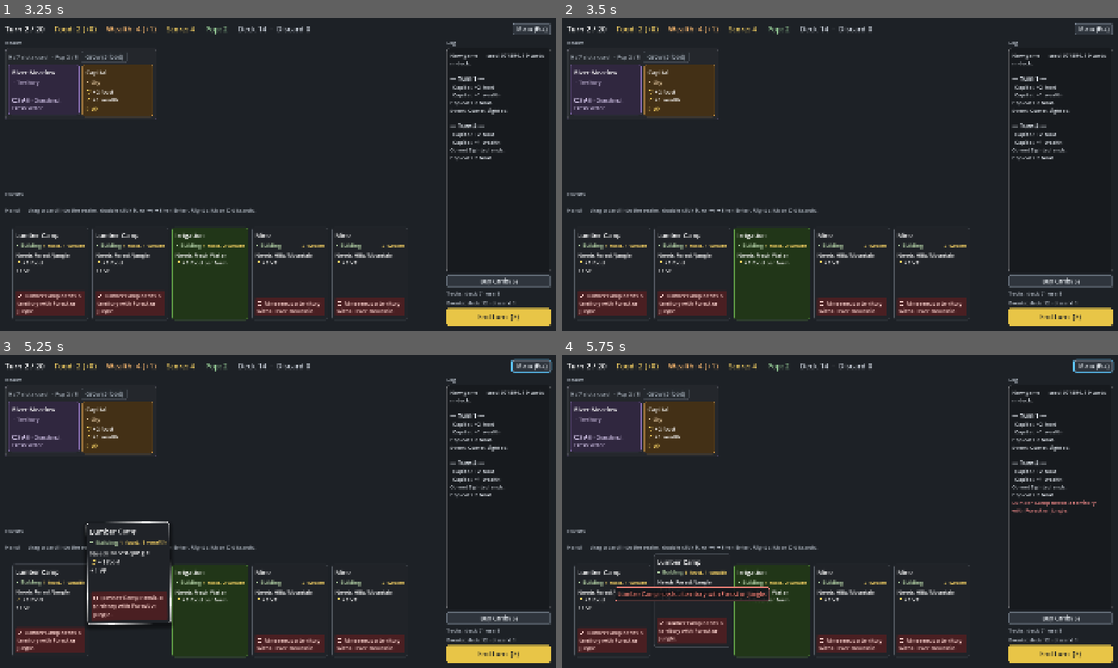
Above: before the commit, frames 1-4 (two rows, left to right).
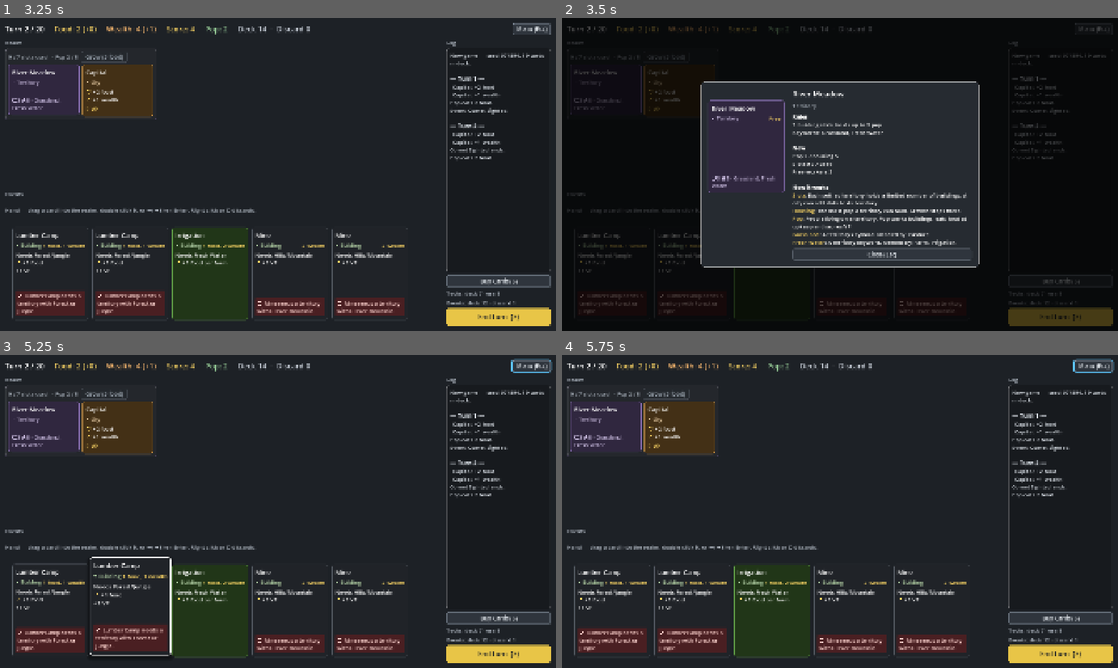
Above: after the commit, the same moments.

Repository: r888888888/4x-card-game
Game: Godot game, scene res://ui/main.tscn
The game is run twice, just before and just after one commit, with the same random seed, the same clock (stepped at 60 frames per second) and the same inputs.
Inputs (mouse positions are in pixels of both pictures, inside the frame that each line leads up to):
- Up to frame 1 (3.25 s): click "Menu (Esc)" at 0.5 s; click "Buy Cards (S)" at 1.25 s; click "End turn (E)" at 2 s; tap Enter (ui_accept) at 2.75 s; drag from (44, 89) to (333, 105) at 2.77 s
- Up to frame 2 (3.5 s): no input
- Up to frame 3 (5.25 s): drag from (116, 426) to (250, 574) at 3.52 s; tap Enter (ui_accept) at 4.25 s; move the mouse to (50, 611) at 4.27 s; hold Right (ui_right) 4.28-5 s; tap Tab at 4.35 s; click (50, 611) at 4.42 s; tap I at 4.55 s; drag from (127, 611) to (111, 464) at 5.02 s
- Up to frame 4 (5.75 s): no input

Frame 1 is identical in both runs. In frame 2, 68% of the frame differs, in the area x 0-100%, y 0-100%; in frame 3, 3.7%; in frame 4, 2.5%.

Commit message:
056: card details modal: click, right-click or I opens it
Co-Authored-By: Claude Opus 5.5 <noreply@anthropic.com>

Diff:
--- /dev/null
+++ b/tests/test_details_modal.gd
@@ -0,0 +1,54 @@
+extends "res://tests/lib/test_case.gd"
+## The card details modal in the real main scene (backlog 056): I opens it for the focused card, Esc closes it, it
+## blocks the board's keys while open, and supply piles show their definition. Hook: main.details.shown() is the
+## details on show ({} while hidden).
+
+
+## Sends a key press and release through main's viewport, as the keyboard would.
+func press_key(main: Node, keycode: Key) -> void:
+	for pressed in [true, false]:
+		var event := InputEventKey.new()
+		event.keycode = keycode
+		event.physical_keycode = keycode
+		event.pressed = pressed
+		main.get_viewport().push_input(event)
+
+
+func test_i_opens_details_for_the_focused_card_and_esc_closes_them() -> void:
+	var main := open_main()
+	main.start_game(1)
+	press_key(main, KEY_RIGHT)
+	var focused: CardView = main.focus.focused
+	check(focused != null, "Right focuses the first hand card")
+	press_key(main, KEY_I)
+	var name: String = Game.engine.zone("hand").find(focused.uid).def.name if focused != null else "?"
+	eq(main.details.shown().get("name", ""), name, "details of the focused card")
+	press_key(main, KEY_ESCAPE)
+	eq(main.details.shown(), {}, "Esc closes the details")
+	check(main.focus.focused == focused, "the focus stays on the card")
+	close_main(main)
+
+
+func test_open_details_block_the_board_keys() -> void:
+	var main := open_main()
+	main.start_game(1)
+	press_key(main, KEY_RIGHT)
+	press_key(main, KEY_I)
+	var turn := Game.engine.turn
+	press_key(main, KEY_E)
+	eq(Game.engine.turn, turn, "E doesn't end the turn under the details")
+	check(not main.details.shown().is_empty(), "details still open")
+	close_main(main)
+
+
+func test_supply_pile_details_come_from_its_definition() -> void:
+	var main := open_main()
+	main.start_game(1)
+	main.open_supply()
+	var piles: Array = main.supply.views()
+	check(not piles.is_empty(), "the supply is open with piles")
+	if not piles.is_empty():
+		main.details.open(piles[0])
+		check(main.details.shown().get("name", "") != "", "a pile's details have its name")
+		eq(main.details.shown().get("state"), [] as Array[String], "a pile has no live state")
+	close_main(main)
--- a/tests/test_ui_structure.gd
+++ b/tests/test_ui_structure.gd
@@ -12,6 +12,7 @@
 	"res://ui/tableau_view.gd": "TableauView",
 	"res://ui/drag_controller.gd": "DragController",
 	"res://ui/card_focus.gd": "CardFocus",
+	"res://ui/card_details_modal.gd": "CardDetailsModal",
 }
 ## Engine state the UI must reach through a query instead: pending_choice and discard_left (pending()), the raw
 ## GameState (state), the RNG and the log lines (the logged signal).
--- a/ui/anim.gd
+++ b/ui/anim.gd
@@ -12,6 +12,7 @@
 const HAND_SIDE_ROOM := 24.0
 const DRAG_SCALE := 1.1
 const DRAG_START_DISTANCE := 6.0  # px the mouse must move while pressed before a drag starts
+const DETAILS_CLICK_DELAY := 0.5  # a single click opens the card details after this, unless a second click came
 
 const REST_SHARPNESS := 18.0  # hover lift, and sliding into place after the hand relayouts
 const FOLLOW_SHARPNESS := 22.0  # dragged card chasing the cursor
--- /dev/null
+++ b/ui/card_details_modal.gd
@@ -0,0 +1,115 @@
+class_name CardDetailsModal
+extends ColorRect
+## The card details modal (backlog 056): a big card on the left and, on the right, the engine's full rules, live
+## state and explanation of every mechanic the card uses (GameEngine.card_details / def_details). It sits on top of
+## the board and blocks no engine action; while open it takes every key. Esc, I or a click outside closes it.
+
+var _card_slot: Control
+var _title: Label
+var _subtitle: Label
+var _body: RichTextLabel
+var _details := {}  # what is shown; {} while hidden
+
+
+## Builds the modal on parent, hidden.
+func _init(parent: Control) -> void:
+	color = Color(0, 0, 0, 0.7)
+	set_anchors_and_offsets_preset(Control.PRESET_FULL_RECT)
+	z_index = 20  # above the menu, the supply screen and flying cards
+	visible = false
+	gui_input.connect(_on_dimmer_input)
+	parent.add_child(self)
+	var center := CenterContainer.new()
+	center.set_anchors_and_offsets_preset(Control.PRESET_FULL_RECT)
+	center.mouse_filter = Control.MOUSE_FILTER_IGNORE  # a click beside the panel reaches the dimmer and closes
+	add_child(center)
+	var panel := PanelContainer.new()
+	panel.add_theme_stylebox_override("panel", UIKit.panel_style(Color("262b31"), Color(1, 1, 1, 0.25), 24))
+	center.add_child(panel)
+	var row := HBoxContainer.new()
+	row.add_theme_constant_override("separation", 28)
+	panel.add_child(row)
+	_card_slot = Control.new()
+	_card_slot.mouse_filter = Control.MOUSE_FILTER_IGNORE
+	row.add_child(_card_slot)
+	var text := VBoxContainer.new()
+	text.add_theme_constant_override("separation", 10)
+	row.add_child(text)
+	_title = UIKit.title("")
+	text.add_child(_title)
+	_subtitle = UIKit.heading("")
+	text.add_child(_subtitle)
+	_body = RichTextLabel.new()
+	_body.bbcode_enabled = true
+	_body.fit_content = true
+	_body.custom_minimum_size = Vector2(620, 0)
+	_body.add_theme_font_size_override("normal_font_size", 19)
+	_body.add_theme_font_size_override("bold_font_size", 19)
+	text.add_child(_body)
+	text.add_child(UIKit.button("Close (Esc)", close))
+
+
+## Test hook: the details on show, {} while hidden.
+func shown() -> Dictionary:
+	return _details if visible else {}
+
+
+## Opens the details of the card view shows: its live copy, or its definition for a supply pile.
+func open(view: CardView) -> void:
+	var e := Game.engine
+	var details := e.card_details(view.uid)
+	if details.is_empty():
+		details = e.def_details(view.card_id)
+	if details.is_empty():
+		return
+	_details = details
+	_title.text = details.name
+	var facts: PackedStringArray = [details.type]
+	if details.cost != "":
+		facts.append(details.cost)
+	if details.vp > 0:
+		facts.append("%d VP" % details.vp)
+	_subtitle.text = " · ".join(facts)
+	_body.text = _body_text(details)
+	for child in _card_slot.get_children():
+		child.queue_free()
+	var card := CardView.new()
+	card.setup(CardInstance.new(-1, e.card_db[view.card_id]), e.card_db, true)
+	card.mouse_filter = Control.MOUSE_FILTER_IGNORE
+	_card_slot.custom_minimum_size = card.slot_size()
+	card.attach(_card_slot)
+	show()
+
+
+func close() -> void:
+	hide()
+	_details = {}
+
+
+static func _body_text(details: Dictionary) -> String:
+	var parts: PackedStringArray = []
+	if not details.rules.is_empty():
+		parts.append("[b]Rules[/b]\n" + "\n".join(PackedStringArray(details.rules)))
+	if not details["state"].is_empty():
+		parts.append("[b]Now[/b]\n" + "\n".join(PackedStringArray(details["state"])))
+	var terms: PackedStringArray = []
+	for t in details.terms:
+		terms.append("[color=#ffd966]%s[/color]: %s" % [t.term, t.text])
+	if not terms.is_empty():
+		parts.append("[b]How it works[/b]\n" + "\n".join(terms))
+	return "\n\n".join(parts)
+
+
+## While open, every key stops here: Esc and I close, the rest do nothing.
+func _input(event: InputEvent) -> void:
+	if not visible or not event is InputEventKey:
+		return
+	get_viewport().set_input_as_handled()
+	if event.pressed and not event.echo and event.keycode in [KEY_ESCAPE, KEY_I]:
+		close()
+
+
+func _on_dimmer_input(event: InputEvent) -> void:
+	if event is InputEventMouseButton and event.pressed:
+		accept_event()
+		close()
--- a/ui/card_focus.gd
+++ b/ui/card_focus.gd
@@ -34,10 +34,14 @@
 
 
 ## A key press the focused controls didn't use. Left/Right move the card focus, Enter/Space acts on the focused
-## card, D discards it, Esc drops the focus (or opens the menu when nothing is focused), E ends the turn, S opens
-## the supply screen. While that screen is open it owns the keys: S or Esc closes it, the arrows and Enter pick
-## cards, the rest do nothing. Returns whether the key was used.
+## card, D discards it, I shows its details, Esc drops the focus (or opens the menu when nothing is focused), E ends
+## the turn, S opens the supply screen. While that screen is open it owns the keys: S or Esc closes it, the arrows
+## and Enter pick cards, I shows details, the rest do nothing. Returns whether the key was used.
 func handle_key(event: InputEventKey) -> bool:
+	if event.keycode == KEY_I and not event.echo:
+		if focused != null and is_instance_valid(focused):
+			_board.details.open(focused)
+		return true
 	if _board.supply.is_open():
 		if (event.keycode == KEY_S or event.keycode == KEY_ESCAPE) and not event.echo:
 			_board.supply.close()
--- a/ui/card_view.gd
+++ b/ui/card_view.gd
@@ -3,12 +3,15 @@
 ## Visual for one card. It rests inside a slot Control that a zone's container lays out, and
 ## animates itself: it lifts on hover, slides when its slot moves, flies between slots on the
 ## shared effects layer, and follows the cursor while dragged. Hand cards emit drag_requested and
-## double_clicked and discard_requested (right-click); pickable cards (a pending choice) emit picked. main.gd decides what those mean.
+## double_clicked and discard_requested (right-click); pickable cards (a pending choice) emit picked. A single click
+## with no second click or drag (or a right-click on a pickable card) emits details_requested. main.gd decides what
+## those mean.
 
 signal drag_requested(view: CardView, grab_offset: Vector2)
 signal double_clicked(view: CardView)
 signal discard_requested(view: CardView)
 signal picked(view: CardView)
+signal details_requested(view: CardView)
 
 enum State { REST, FLYING, DRAGGING, LEAVING }
 
@@ -43,6 +46,7 @@
 const FOCUS_RING_GAP := 6.0  # px between the card's edge and its focus ring (outside or inside)
 
 var uid := -1
+var card_id := ""
 var in_hand := false
 var pickable := false  # an option of a pending choice or a target: a click picks it
 var lift_on_hover := false  # lift and grow under the mouse like a hand card (supply cards, which have room)
@@ -73,6 +77,7 @@
 var _shake_on_land := false
 var _layer: Control
 var _fx_tween: Tween
+var _details_click := 0  # counts clicks; a delayed details request only fires if no click came after it
 
 
 ## Builds (or rebuilds) the card's content. play_error: "" if playable, otherwise the reason
@@ -80,6 +85,7 @@
 ## rules (for frontier territories, to save height).
 func setup(card: CardInstance, card_db: Dictionary, p_in_hand: bool, play_error := "", compact := false) -> void:
 	uid = card.uid
+	card_id = card.def.id
 	in_hand = p_in_hand
 	pickable = false
 	var def := card.def
@@ -564,22 +570,33 @@
 # --- Input and hover ---
 
 func _gui_input(event: InputEvent) -> void:
-	if pickable and state == State.REST and event is InputEventMouseButton \
-			and event.button_index == MOUSE_BUTTON_LEFT and event.pressed:
+	var button: int = event.button_index if event is InputEventMouseButton else -1
+	if pickable and state == State.REST and button in [MOUSE_BUTTON_LEFT, MOUSE_BUTTON_RIGHT] and event.pressed:
 		accept_event()
-		picked.emit(self)
-		return
-	if not in_hand or _delay > 0.0 or state == State.DRAGGING or state == State.LEAVING:
-		return
-	if event is InputEventMouseButton and event.button_index == MOUSE_BUTTON_RIGHT and event.pressed:
+		if button == MOUSE_BUTTON_LEFT:
+			picked.emit(self)
+		else:
+			details_requested.emit(self)
+		return
+	if not in_hand:  # a realm, frontier, known or event card: a click shows its details
+		if state == State.REST and button == MOUSE_BUTTON_LEFT and event.pressed:
+			accept_event()
+			_details_later()
+		return
+	if _delay > 0.0 or state == State.DRAGGING or state == State.LEAVING:
+		return
+	if button == MOUSE_BUTTON_RIGHT and event.pressed:
 		accept_event()
 		discard_requested.emit(self)
-	elif event is InputEventMouseButton and event.button_index == MOUSE_BUTTON_LEFT:
+	elif button == MOUSE_BUTTON_LEFT:
 		accept_event()
 		if not event.pressed:
+			if _pressed:
+				_details_later()
 			_pressed = false
 		elif event.double_click:
 			_pressed = false
+			_details_click += 1
 			double_clicked.emit(self)
 		else:
 			_pressed = true
@@ -588,6 +605,17 @@
 		if event.position.distance_to(_press_pos) >= Anim.DRAG_START_DISTANCE:
 			_pressed = false
 			drag_requested.emit(self, _press_pos)
+
+
+## Asks for the details once the double-click window passes, unless another click came first.
+func _details_later() -> void:
+	_details_click += 1
+	get_tree().create_timer(Anim.DETAILS_CLICK_DELAY).timeout.connect(_on_details_timer.bind(_details_click))
+
+
+func _on_details_timer(click: int) -> void:
+	if click == _details_click and state == State.REST:
+		details_requested.emit(self)
 
 
 func _set_hover(on: bool) -> void:
--- a/ui/main.gd
+++ b/ui/main.gd
@@ -6,8 +6,8 @@
 ## Card views stay alive between refreshes (views, keyed by uid), so they can animate from where
 ## they were to where the engine now says they are. Cards in motion live on fx, a layer above the
 ## board; at rest they sit in slot Controls inside the hand, tableau, frontier and choice containers.
-## The components: TopBar, TableauView, ChoiceOverlays, SupplyScreen, GameMenu, DragController (dragging and
-## targeting) and CardFocus (the keyboard focus on the cards).
+## The components: TopBar, TableauView, ChoiceOverlays, SupplyScreen, GameMenu, CardDetailsModal, DragController
+## (dragging and targeting) and CardFocus (the keyboard focus on the cards).
 
 ## Menu Exit calls this. Tests swap it so pressing Exit doesn't end the test run.
 var quit_hook := func(): get_tree().quit()
@@ -22,6 +22,7 @@
 var supply: SupplyScreen
 var drag: DragController
 var focus: CardFocus
+var details: CardDetailsModal
 
 var _top_bar: TopBar
 var _menu: GameMenu
@@ -120,9 +121,7 @@
 
 
 func _buttons_in(overlay: Control) -> Array[Button]:
-	var buttons: Array[Button] = []
-	buttons.assign(overlay.find_children("*", "Button", true, false))
-	return buttons
+	return Array(overlay.find_children("*", "Button", true, false), TYPE_OBJECT, "Button", null)
 
 
 ## The kind of decision the engine is waiting for (GameEngine.PENDING_*), or "".
@@ -313,6 +312,7 @@
 		view.double_clicked.connect(on_double_clicked)
 		view.discard_requested.connect(discard)
 		view.picked.connect(on_picked)
+		view.details_requested.connect(details.open)
 		views[card.uid] = view
 		var slot := _new_slot(view, container, index)
 		if in_hand:
@@ -488,6 +488,7 @@
 		start_game(seed_value))
 	_menu.close_requested.connect(_close_menu)
 	_menu.exit_requested.connect(func(): quit_hook.call())
+	details = CardDetailsModal.new(self)
 	_apply_motion_setting()
 	Settings.changed.connect(_apply_motion_setting)
 
--- a/ui/supply_screen.gd
+++ b/ui/supply_screen.gd
@@ -15,10 +15,12 @@
 var _wealth: Label  # the screen's own counters: the top bar's sit under the dimmer
 var _discard: Label
 var _fx: Control  # tokens, flying copies and errors above the panel
+var _board: MainScreen
 
 
 ## Builds the screen on parent, hidden. on_open is the Supply button's action.
-func _init(parent: Control, on_open: Callable) -> void:
+func _init(parent: MainScreen, on_open: Callable) -> void:
+	_board = parent
 	button = UIKit.button("Buy Cards (S)", on_open)
 	button.custom_minimum_size.y = 44
 	button.hide()
@@ -74,6 +76,7 @@
 		view.lift_on_hover = true
 		view.set_pickable(true)
 		view.picked.connect(pick)
+		view.details_requested.connect(func(v: CardView): _board.details.open(v))
 		view.pop_in(slot, i * Anim.DEAL_STAGGER)
 		_views[id] = view
 		i += 1
Not shown, added: tests/test_details_modal.gd.uid
Not shown, added: ui/card_details_modal.gd.uid
